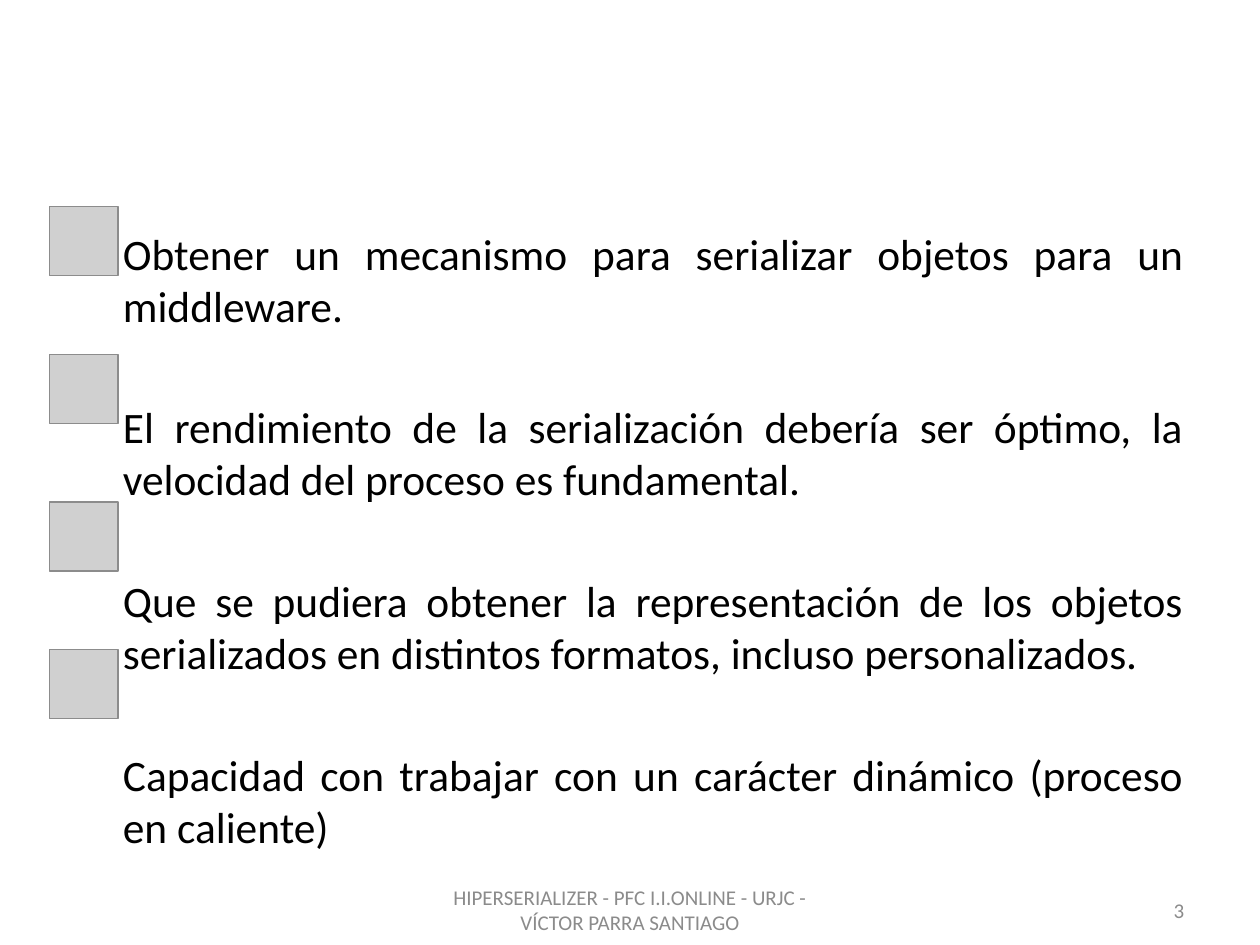
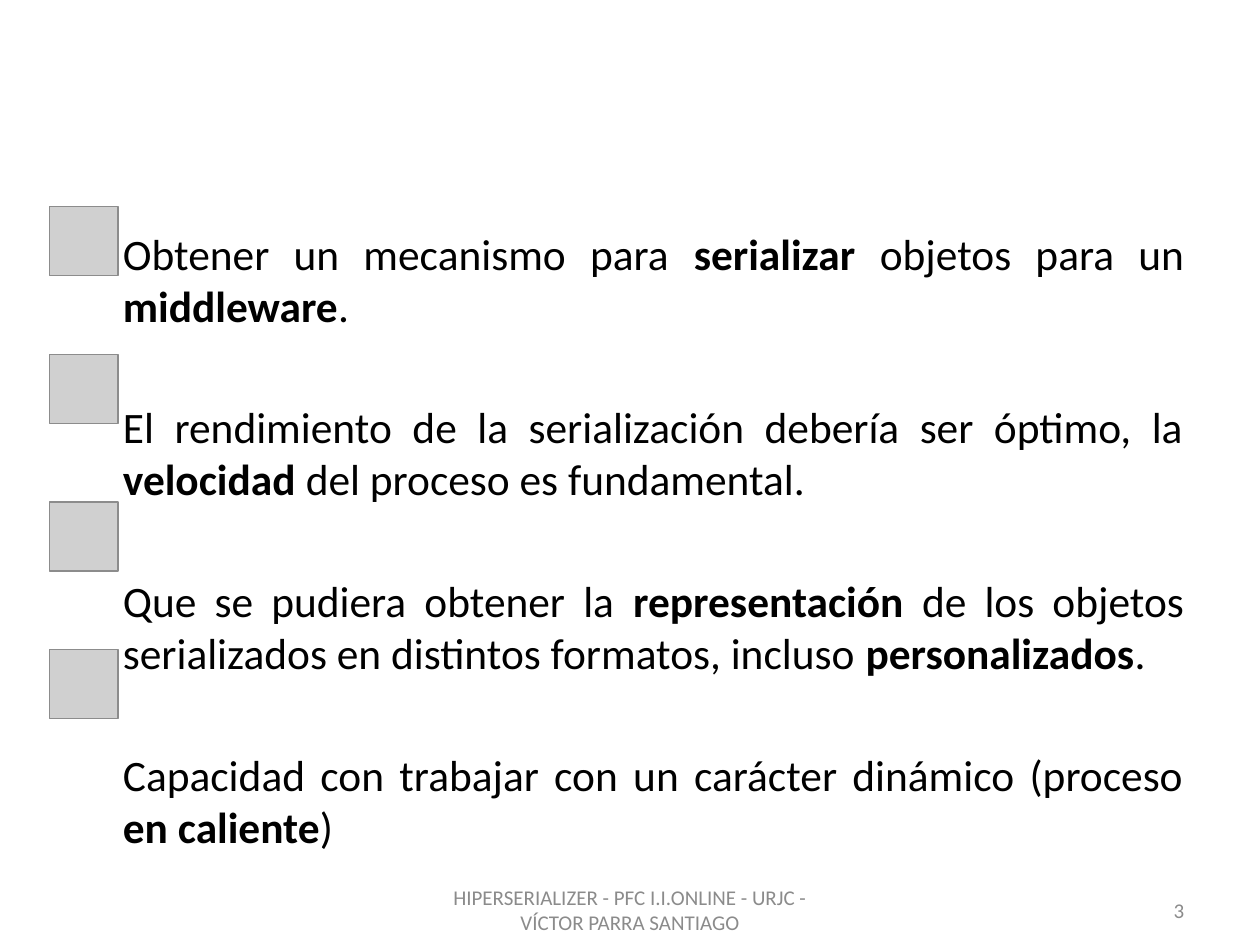
Before and after one commit to vitiparra/ProyectoFinDeCarrera, a slide deck: slide 3 of Memoria/PFC HiperSerializer OK.pptx. Drawn at 1260x945 pixels with LibreOffice and Linux fonts; fonts in the diff are those of the drawing; grey boxes stand for pictures; background and template pictures are left out. Boxes give left, top, right and bottom in pixels: in the first picture for what was removed or moved away, otherwise in the second. Text is boxed around its words. In the diff, an @@ line names an element or a change of style, - is before the commit and + after.

Commit message:
Presentación

```diff
--- a/Memoria/PFC HiperSerializer OK.pptx
+++ b/Memoria/PFC HiperSerializer OK.pptx
@@ text "Obtener un mecanismo para serializar ..." at [123, 239, 1184, 799]: bold on in "serializar middleware.", "velocidad", "representación personalizados.", "en caliente)" @@
```
